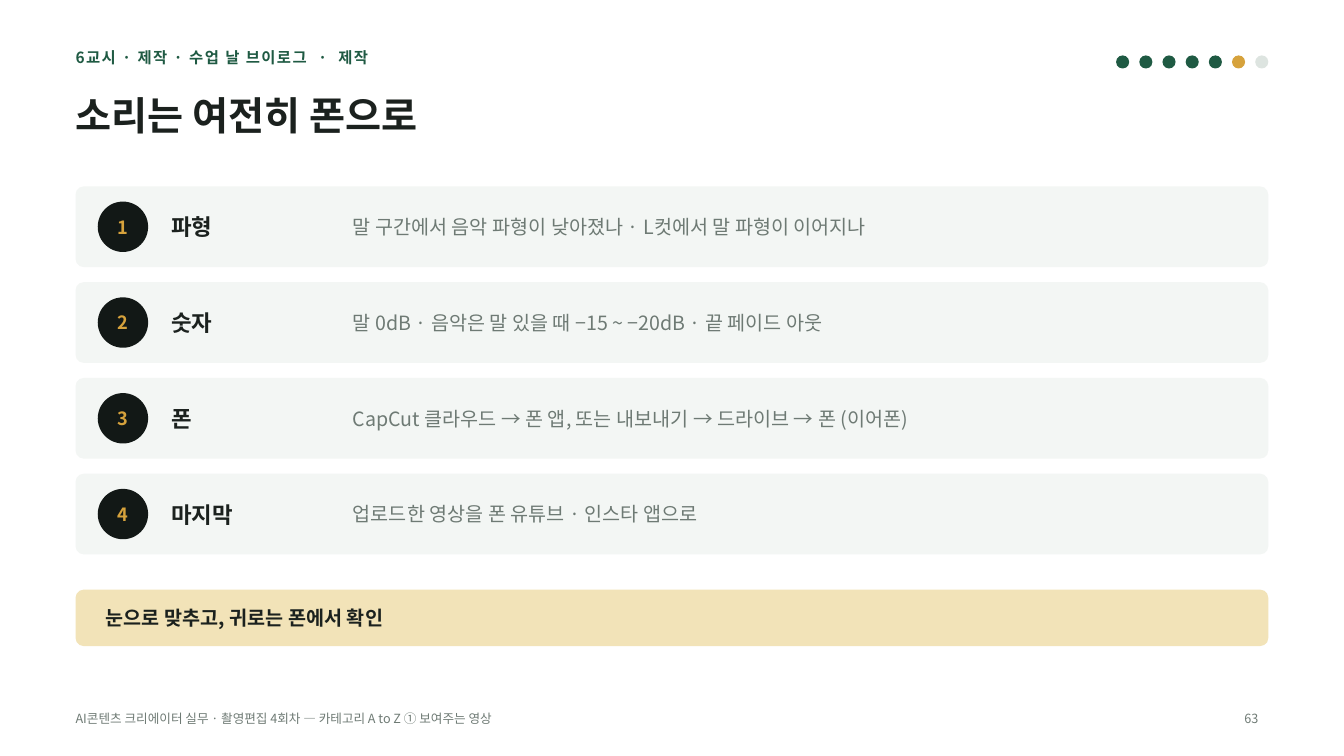
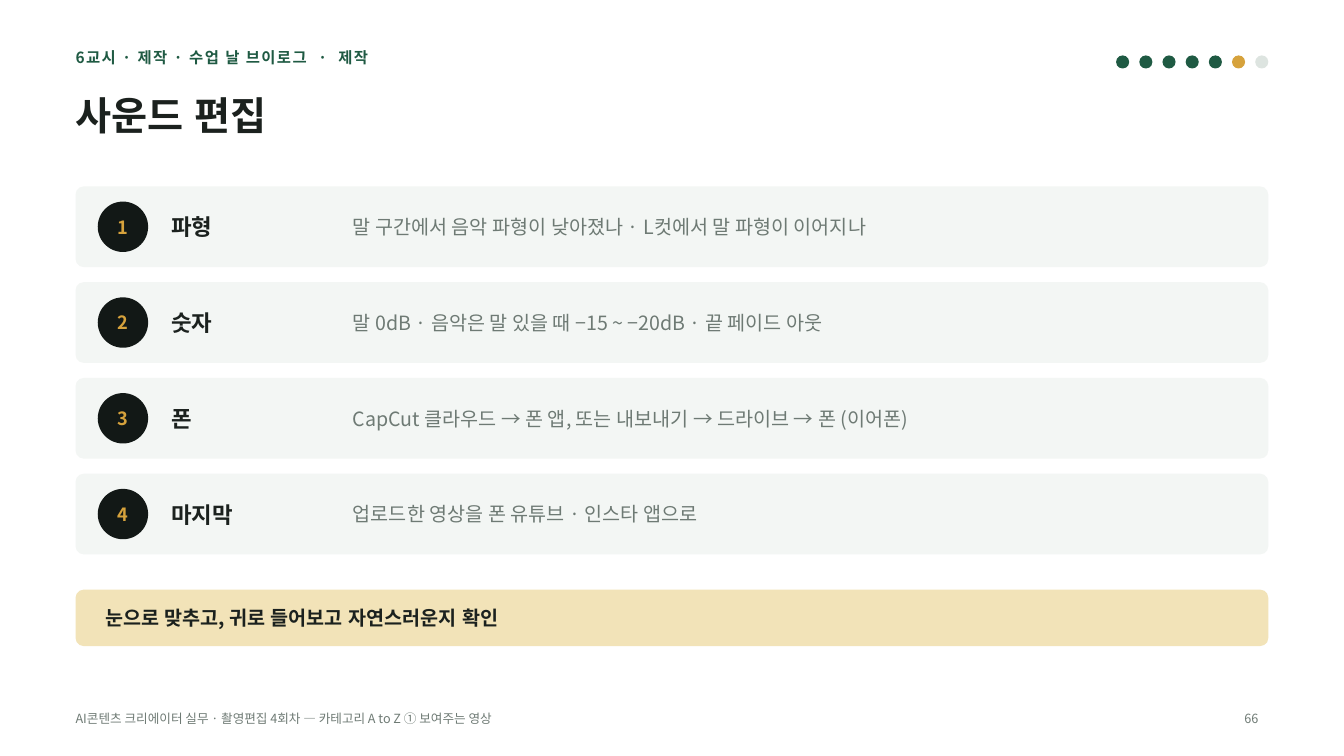
Before and after one commit to yujida/MARUBIT, a slide deck: slide 66 of lectures/04/4회차_카테고리AtoZ_보여주는영상_슬라이드.pptx (slide 63 before the commit). Drawn at 1344x756 pixels with LibreOffice and Linux fonts; fonts in the diff are those of the drawing. Boxes give left, top, right and bottom in pixels: in the first picture for what was removed or moved away, otherwise in the second. Text is boxed around its words. In the diff, an @@ line names an element or a change of style, - is before the commit and + after.

```diff
--- a/lectures/04/4회차_카테고리AtoZ_보여주는영상_슬라이드.pptx
+++ b/lectures/04/4회차_카테고리AtoZ_보여주는영상_슬라이드.pptx
@@ title at (x1=76, y1=97, x2=267, y2=134): text changed @@
-소리는 여전히 폰으로
+사운드 편집
@@ text at (x1=106, y1=608, x2=498, y2=629): text changed @@
-눈으로 맞추고, 귀로는 폰에서 확인
+눈으로 맞추고, 귀로 들어보고 자연스러운지 확인
@@ page number at (x1=1244, y1=713, x2=1258, y2=723): text changed @@
-63
+66
```
Also in this commit, not shown: 20 other slides changed, 4 slides added, 2 slides removed, 4 other files.
